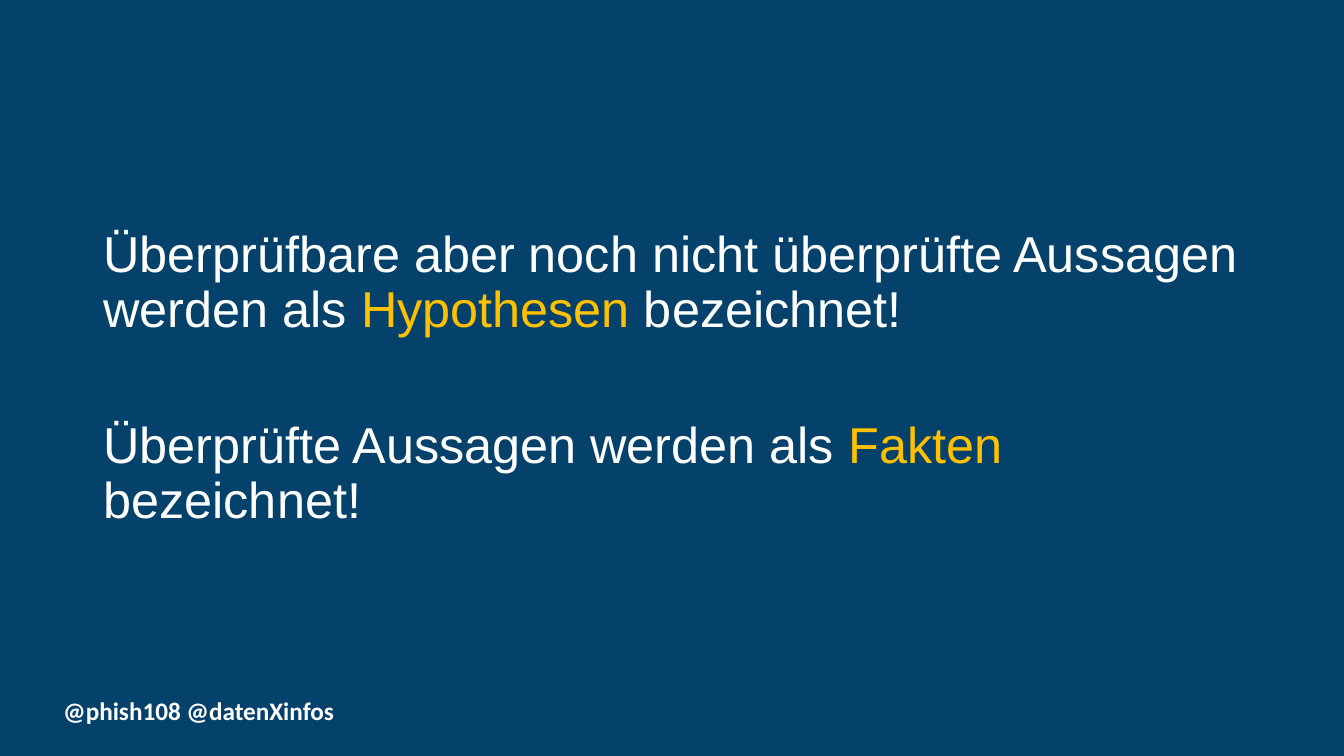
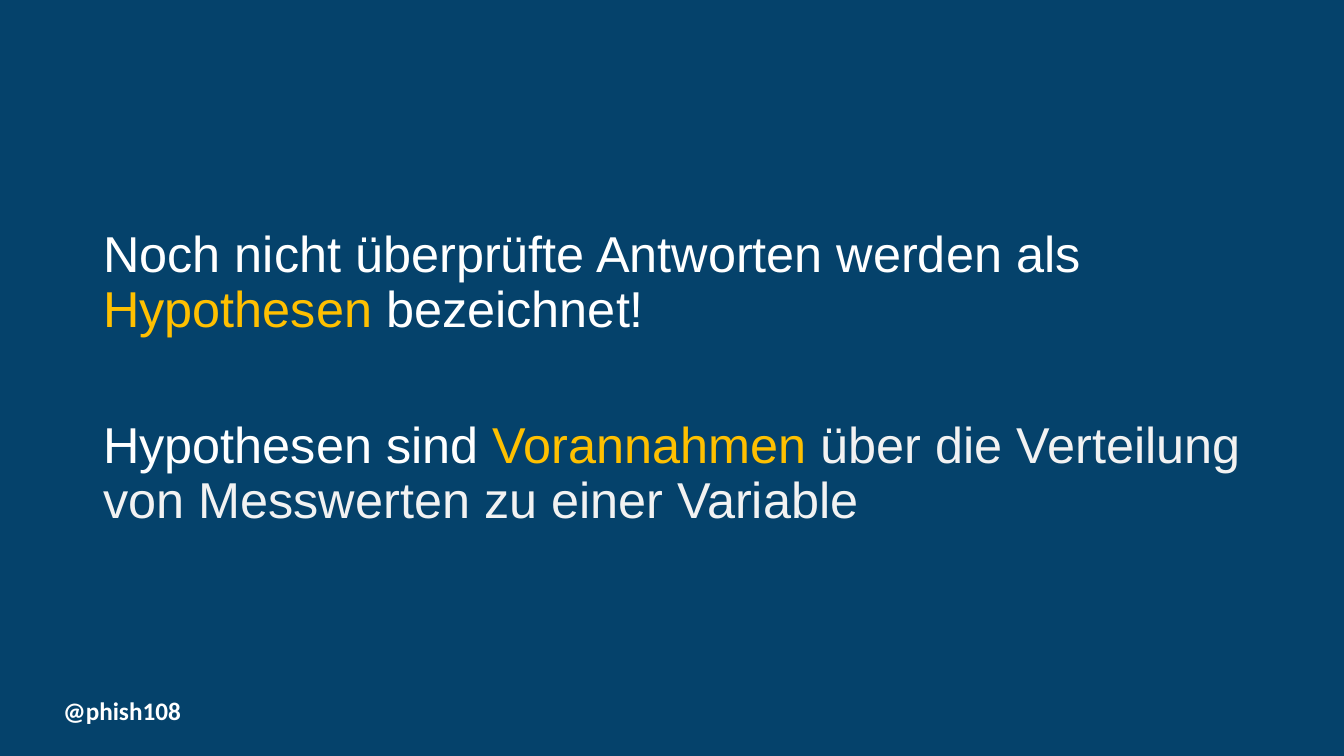
Before and after one commit to dxiai/statistik, a slide deck: slide 12 of 01_forschungsfragen/Forschungsfragen.pptx (slide 10 before the commit). Drawn at 1344x756 pixels with LibreOffice and Linux fonts; fonts in the diff are those of the drawing; background and template pictures are left out. Boxes give left, top, right and bottom in pixels: in the first picture for what was removed or moved away, otherwise in the second. Text is boxed around its words. In the diff, an @@ line names an element or a change of style, - is before the commit and + after.

```diff
--- a/01_forschungsfragen/Forschungsfragen.pptx
+++ b/01_forschungsfragen/Forschungsfragen.pptx
@@ text at (x1=103, y1=235, x2=1241, y2=519): text changed @@
-Überprüfbare aber noch nicht überprüfte Aussagen werden als Hypothesen bezeichnet!
-Überprüfte Aussagen werden als Fakten bezeichnet!
+Noch nicht überprüfte Antworten werden als Hypothesen bezeichnet!
+Hypothesen sind Vorannahmen über die Verteilung von Messwerten zu einer Variable
@@ text at (x1=63, y1=702, x2=181, y2=724): text changed @@
-@phish108 @datenXinfos
+@phish108
```
Also in this commit, not shown: 19 other slides changed, 14 slides added, 2 slides removed, 10 other files.
